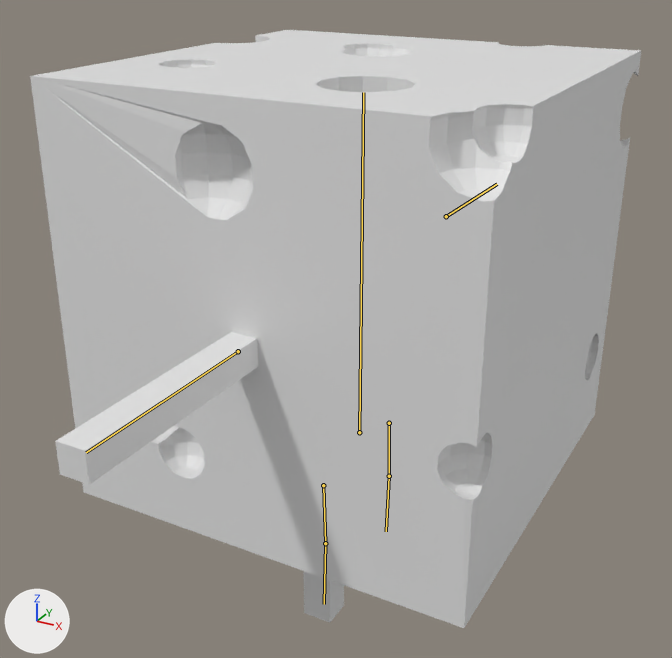
Renders of the Blender file Assets/Art/Models/Character/Blend_Character_Cheese_and_Costume.blend from each side of a commit.
One viewpoint serves both versions: a camera (50 mm lens) standing at (0.0147, -0.0285, 0.0252) and looking at (-0.0009, -0.0002, 0.011). Lighting does not change. The marker at lower left points along +X, +Y and +Z. The bones that bend it are drawn over the model as lines.

The first picture shows 'FBX_Character_Cheese'.
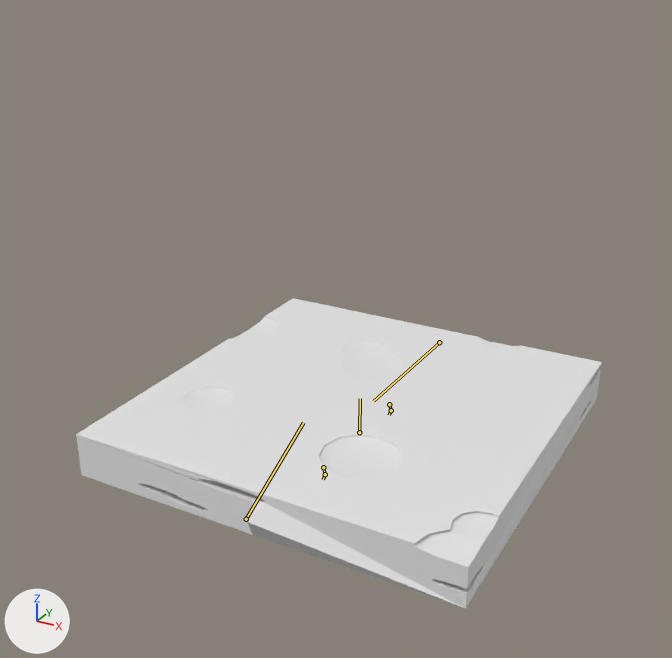
The newer file adds an action. The first version stands in its rest pose; the second is drawn at frame 20 of the action 'Squash_01'.

What changed in the scene script:
```text
Change bone_head:
    where bone_head = bpy.data.objects['Armature'].pose.bones['Head']
    bone_head.scale: (1.0, 1.0, 1.0) -> (1.0, 0.11, 1.0)
Change bone_arm_l:
    where bone_arm_l = bpy.data.objects['Armature'].pose.bones['Arm_L']  # child of 'Head'
    bone_arm_l.rotation_quaternion: (1.0, 0.0, 0.0, 0.0) -> (0.008, 0.0, -0.014, 1.0)  # degrees (0, 0, 0) -> degrees (-2, 0, 179)
Change bone_arm_r:
    where bone_arm_r = bpy.data.objects['Armature'].pose.bones['Arm_R']  # child of 'Head'
    bone_arm_r.rotation_quaternion: (1.0, 0.0, 0.0, 0.0) -> (0.122, -0.001, -0.014, 0.992)  # degrees (0, 0, 0) -> degrees (-2, 0, 166)
```

Where the change shows, as pixel boxes [x1, y1, x2, y2] in the pictures (672 x 658 px):
'FBX_Character_Cheese', posed (14% narrower, 48% shorter)
    before: [30, 30, 641, 628]
    after: [76, 298, 602, 609]
bone 'Head', root to tip
    before: (359, 432) to (363, 92)
    after: (359, 432) to (360, 398)
bone 'Arm_L', root to tip
    before: (446, 216) to (497, 184)
    after: (439, 342) to (373, 401)
bone 'Arm_R', root to tip
    before: (238, 351) to (86, 452)
    after: (246, 519) to (303, 422)
